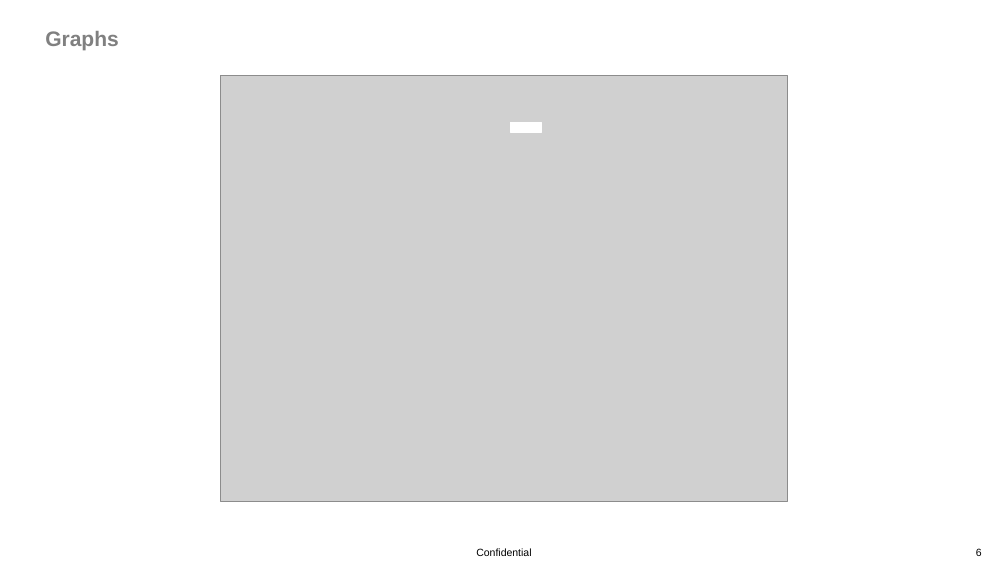
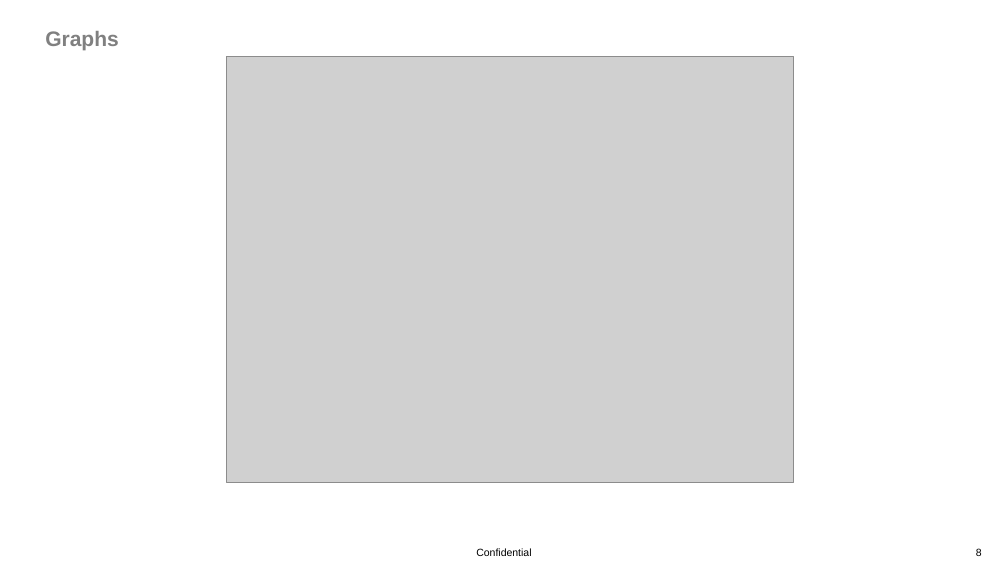
Before and after one commit to ejc233/financefinder, a slide deck: slide 8 of hackgraphs.ppt (slide 6 before the commit). Drawn at 1008x567 pixels with LibreOffice and Linux fonts; fonts in the diff are those of the drawing; grey boxes stand for pictures; background and template pictures are left out. Boxes give left, top, right and bottom in pixels: in the first picture for what was removed or moved away, otherwise in the second. Text is boxed around its words. In the diff, an @@ line names an element or a change of style, - is before the commit and + after.

Commit message:
replaced pie charts with bar graphs

```diff
--- a/hackgraphs.ppt
+++ b/hackgraphs.ppt
@@ picture: place and size @@
-picture at (220,76,787,501)
+picture at (227,57,794,482)
@@ rectangle removed at (510,123,542,132) @@
```
Also in this commit, not shown: 2 other slides changed, 11 other files.
